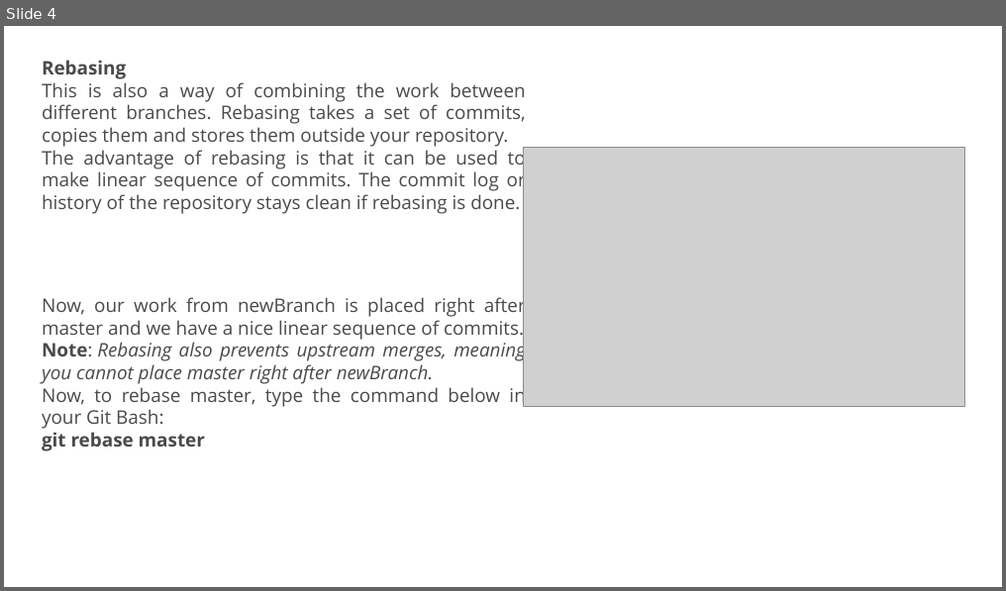
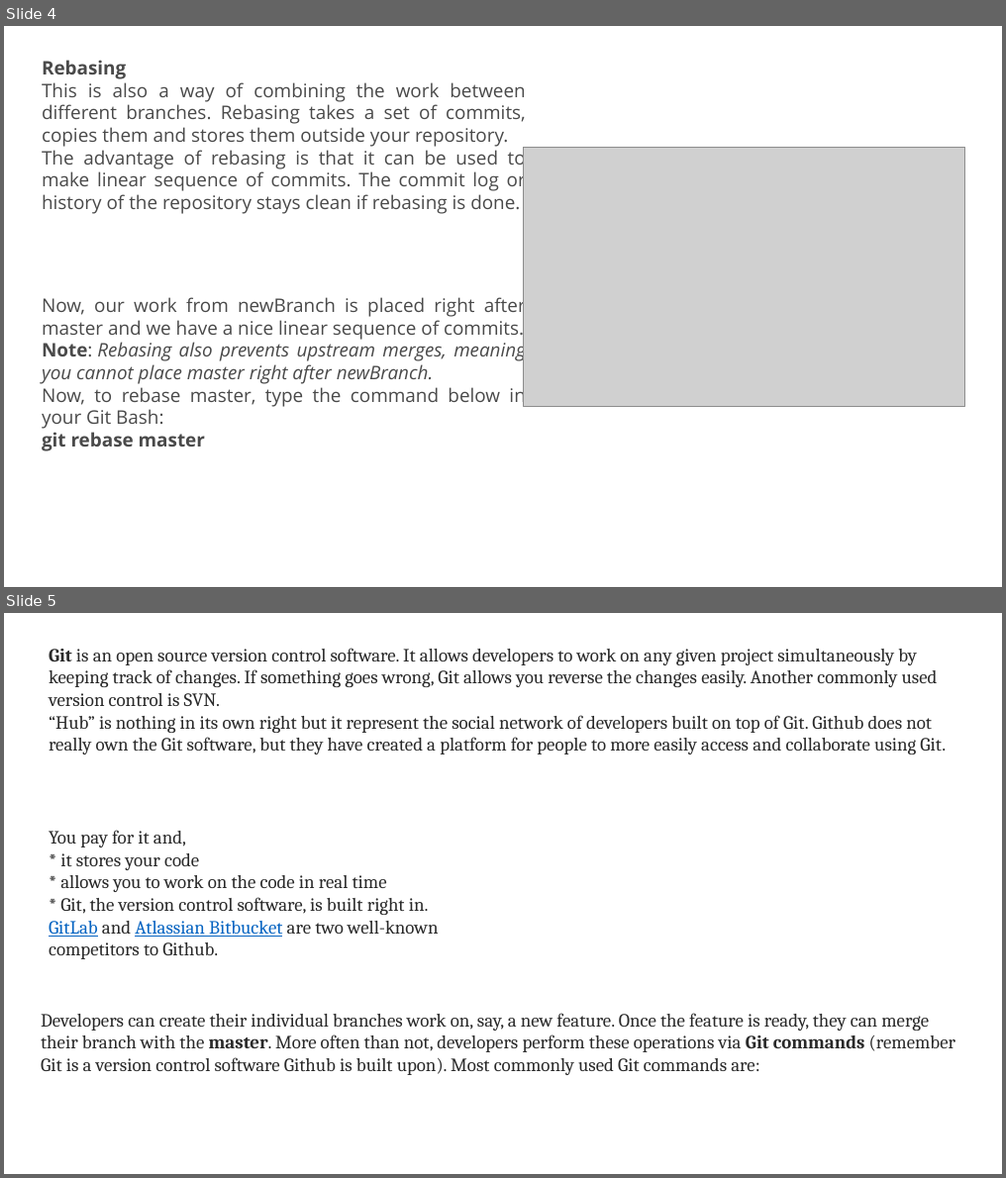
Before and after one commit to ms13-86/test1, a slide deck: Git_Training.pptm. Shown one above the other, each under a label of ours: slide 4 before the commit, slides 4 and 5 after it. The pictures are 1006x591 and 1006x1178 pixels, drawn with LibreOffice and Linux fonts; fonts in the diff are those of the drawing; grey boxes stand for pictures. Boxes give left, top, right and bottom in pixels: in the first picture for what was removed or moved away, otherwise in the second. Text is boxed around its words. In the diff, an @@ line names an element or a change of style, - is before the commit and + after.

```diff
--- a/Git_Training.pptm
+++ b/Git_Training.pptm
@@ slide 5 added at (x1=4, y1=613, x2=1002, y2=1174), background #FFFFFF @@
@@ text added at (x1=49, y1=648, x2=945, y2=755), 18 pt, text #292929 @@
+Git is an open source version control software. It allows developers to work on any given project simultaneously by keeping track of changes. If something goes wrong, Git allows you reverse the changes easily. Another commonly used version control is SVN.
+“Hub” is nothing in its own right but it represent the social network of developers built on top of Git. Github does not really own the Git software, but they have created a platform for people to more easily access and collaborate using Git.
@@ text added at (x1=49, y1=830, x2=439, y2=959), 18 pt, text #292929 @@
+You pay for it and,
+* it stores your code
+* allows you to work on the code in real time
+* Git, the version control software, is built right in.
+GitLab and Atlassian Bitbucket are two well-known competitors to Github.
@@ text added at (x1=41, y1=1013, x2=955, y2=1075), 18 pt, text #292929 @@
+Developers can create their individual branches work on, say, a new feature. Once the feature is ready, they can merge their branch with the master. More often than not, developers perform these operations via Git commands (remember Git is a version control software Github is built upon). Most commonly used Git commands are:
```
Also in this commit, not shown: 1 other slide added.
